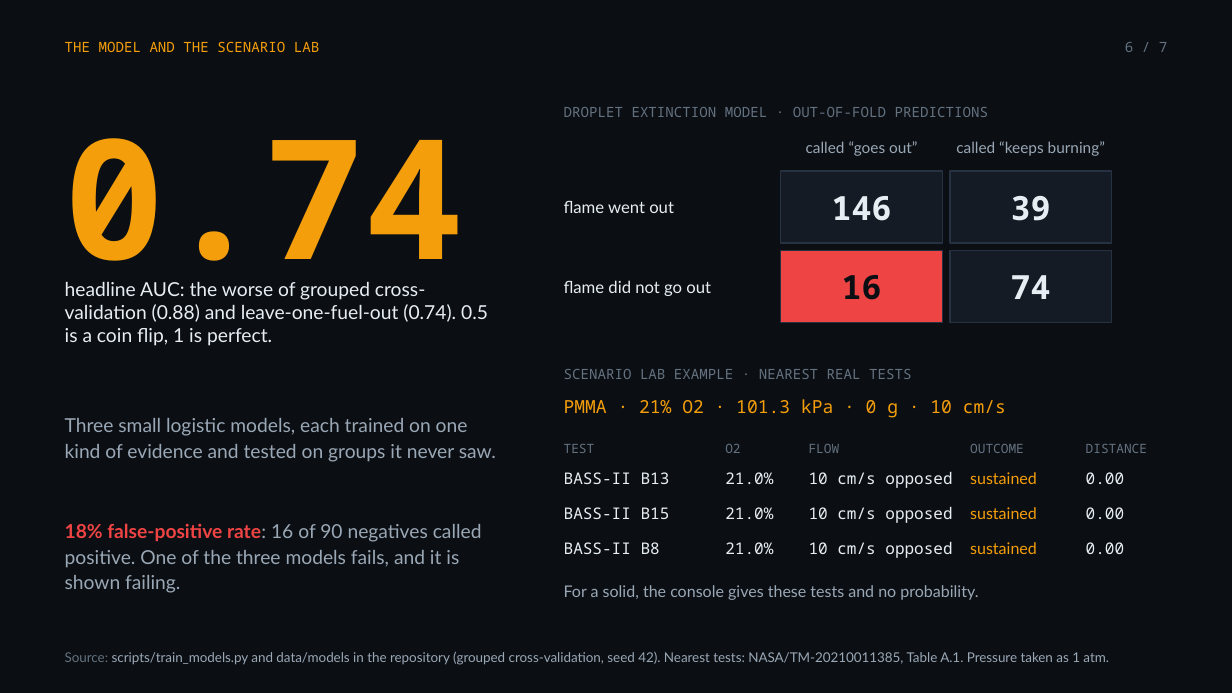
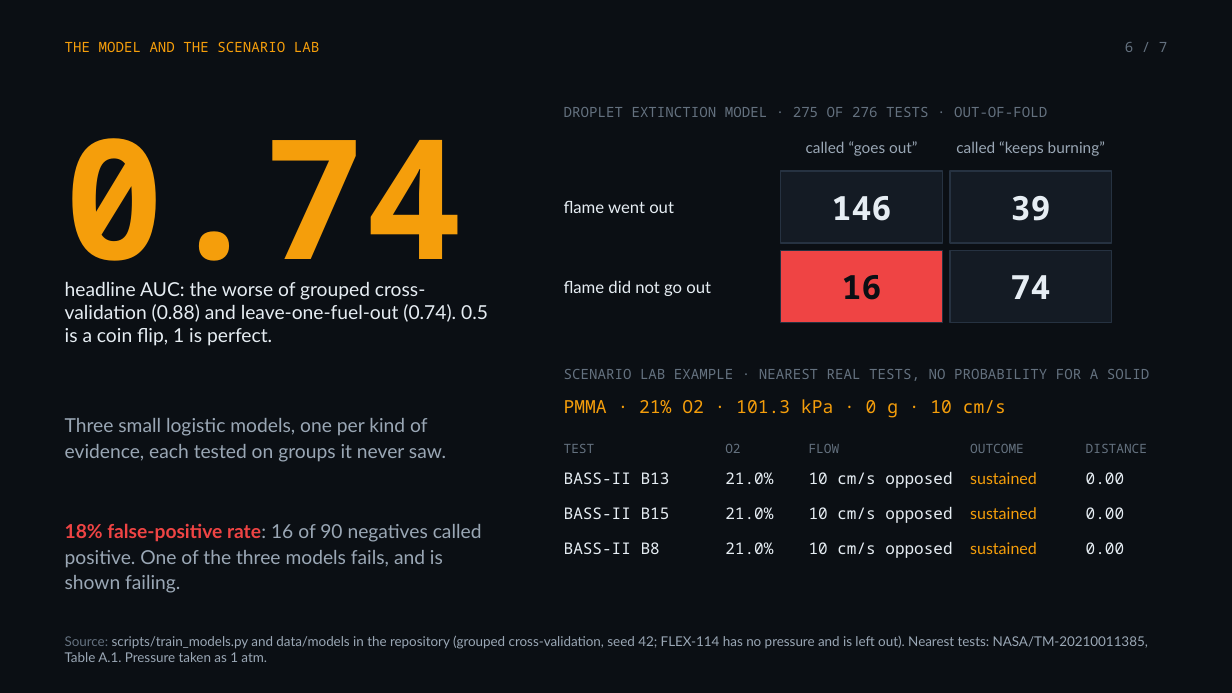
Before and after one commit to ZOGWORK/flamefall-analytics, a slide deck: slide 6 of docs/Flamefall-Analytics-deck.pptx. Drawn at 1232x693 pixels with LibreOffice and Linux fonts; fonts in the diff are those of the drawing. Boxes give left, top, right and bottom in pixels: in the first picture for what was removed or moved away, otherwise in the second. Text is boxed around its words. In the diff, an @@ line names an element or a change of style, - is before the commit and + after.

```diff
--- a/docs/Flamefall-Analytics-deck.pptx
+++ b/docs/Flamefall-Analytics-deck.pptx
@@ text at (x1=564, y1=107, x2=1047, y2=117): text changed @@
-DROPLET EXTINCTION MODEL · OUT-OF-FOLD PREDICTIONS
+DROPLET EXTINCTION MODEL · 275 OF 276 TESTS · OUT-OF-FOLD
@@ text at (x1=564, y1=369, x2=1149, y2=381): text changed @@
-SCENARIO LAB EXAMPLE · NEAREST REAL TESTS
+SCENARIO LAB EXAMPLE · NEAREST REAL TESTS, NO PROBABILITY FOR A SOLID
@@ text at (x1=65, y1=418, x2=446, y2=462): text changed @@
-Three small logistic models, each trained on one kind of evidence and tested on groups it never saw.
+Three small logistic models, one per kind of evidence, each tested on groups it never saw.
@@ text at (x1=65, y1=523, x2=482, y2=593): text changed @@
-18% false-positive rate: 16 of 90 negatives called positive. One of the three models fails, and it is shown failing.
+18% false-positive rate: 16 of 90 negatives called positive. One of the three models fails, and is shown failing.
@@ text removed at (x1=564, y1=585, x2=978, y2=600) @@
-For a solid, the console gives these tests and no probability.
@@ text at (x1=65, y1=636, x2=1148, y2=662): text changed @@
-Source: scripts/train_models.py and data/models in the repository (grouped cross-validation, seed 42). Nearest tests: NASA/TM-20210011385, Table A.1. Pressure taken as 1 atm.
+Source: scripts/train_models.py and data/models in the repository (grouped cross-validation, seed 42; FLEX-114 has no pressure and is left out). Nearest tests: NASA/TM-20210011385, Table A.1. Pressure taken as 1 atm.
```
Also in this commit, not shown: 3 other slides changed.
